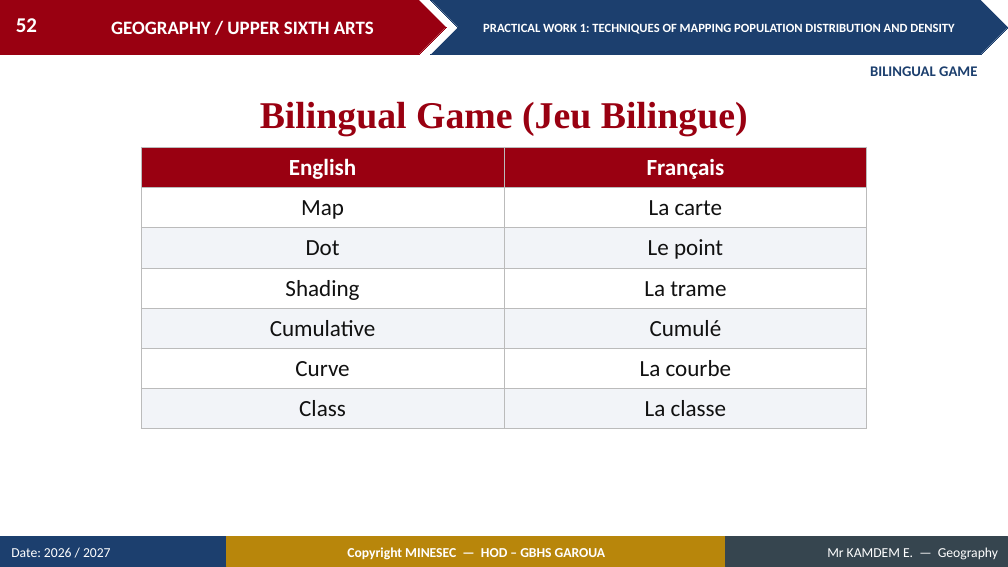
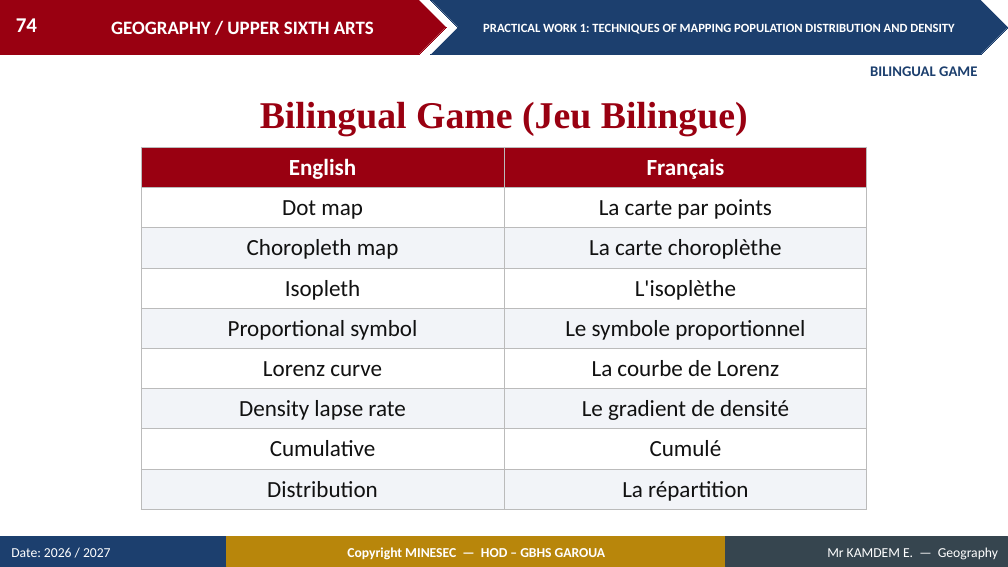
Before and after one commit to Berthautk/linea-github, a slide deck: slide 74 of lecons/USA/Population Geography/03_USA_POP_PW01_Techniques_of_Mapping_Population_Distribution_and_Density.pptx (slide 52 before the commit). Drawn at 1008x567 pixels with LibreOffice and Linux fonts; fonts in the diff are those of the drawing. Boxes give left, top, right and bottom in pixels: in the first picture for what was removed or moved away, otherwise in the second. Text is boxed around its words. In the diff, an @@ line names an element or a change of style, - is before the commit and + after.

```diff
--- a/lecons/USA/Population Geography/03_USA_POP_PW01_Techniques_of_Mapping_Population_Distribution_and_Density.pptx
+++ b/lecons/USA/Population Geography/03_USA_POP_PW01_Techniques_of_Mapping_Population_Distribution_and_Density.pptx
@@ page number at (x1=16, y1=18, x2=37, y2=32): text changed @@
-52
+74
@@ table at (x1=141, y1=147, x2=867, y2=505) @@
-row 2: Map | La carte
-row 3: Dot | Le point
-row 4: Shading | La trame
+row 2: Dot map | La carte par points
+row 3: Choropleth map | La carte choroplèthe
+row 4: Isopleth | L'isoplèthe
+row 5: Proportional symbol | Le symbole proportionnel
+row 6: Lorenz curve | La courbe de Lorenz
+row 7: Density lapse rate | Le gradient de densité
-row 6: Curve | La courbe
-row 7: Class | La classe
+row 9: Distribution | La répartition
```
Also in this commit, not shown: 36 other slides changed, 32 slides added, 10 slides removed, 9 other files.
